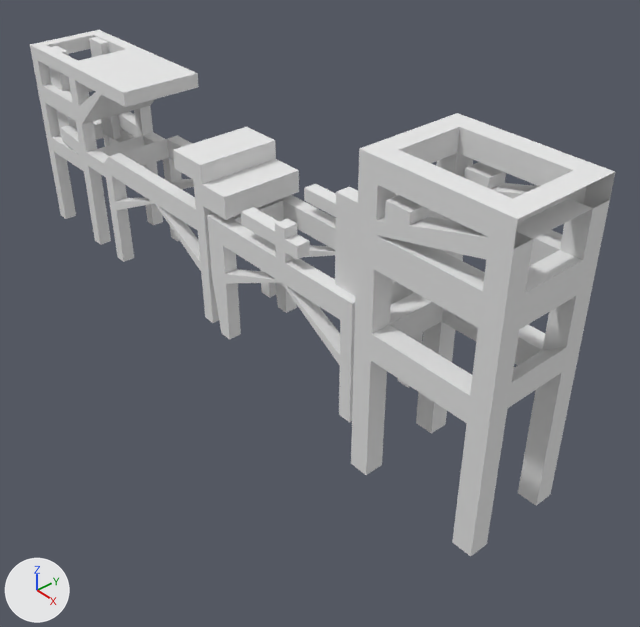
What one commit did to the Blender file Core Gameplay/Minor Project/Assets/_Scenes/Level5/achtergrond5.blend.
Before and after are seen from a camera (50 mm lens) standing at (8.82, -6.4, 4.71) and looking at (1.07, 0.34, -2.19). The lights are fixed; the arrows at lower left show +X, +Y and +Z.

Before the edit, the objects in view are built like this:
```python
me_cube = bpy.data.meshes.new('Cube')
me_cube.from_pydata(...)  # 410 vertices, 423 faces; spans x -4.87..4.85, y 0.0..0.72, z -3.07..1.16
me_cube.materials.append(mat_material)  # its picture is missing
ob_cube = bpy.data.objects.new('Cube', me_cube)
ob_cube.location = (0.0, 0.0, 0.0)
_m = ob_cube.modifiers.new('Mirror', 'MIRROR')
_m.use_axis = (False, True, False)
_m.use_clip = True
```
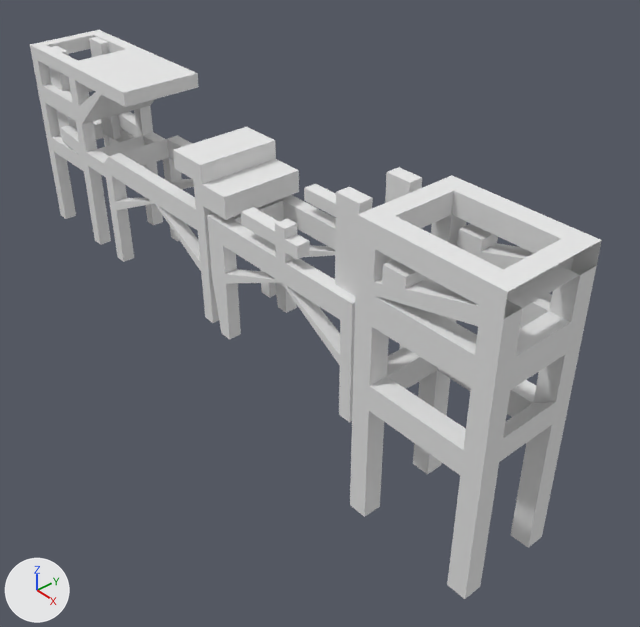
Commit message: lvl 5 achtergrond

Changed parts and their boxes (x1, y1, x2, y2) in the pictures (640 x 627 px; the box of a moved part takes in the faces that stretch with it):
'Cube', reshaped (8% taller)
    before: (30, 30, 615, 556)
    after: (30, 30, 602, 599)
part 1 of me_cube, moved or reshaped
    before: (351, 113, 615, 556)
    after: (350, 175, 602, 599)

Patch to the scene script:
```diff
--- a/Core Gameplay/Minor Project/Assets/_Scenes/Level5/achtergrond5.blend.py
+++ b/Core Gameplay/Minor Project/Assets/_Scenes/Level5/achtergrond5.blend.py
@@ me_cube @@
 me_cube.from_pydata(...)  # 410 vertices, 423 faces; spans x -4.87..4.85, y 0.0..0.72, z -3.07..1.16
 # used by ob_cube; location = (0.0, 0.0, 0.0)
+# me_cube part 1: the loose piece of 104 vertices spanning x 2.88..4.85, y 0.0..0.72, z -3.07..1.16 is moved by (0.0, 0.0, -0.73)
 me_cube.materials.append(mat_material)
```
